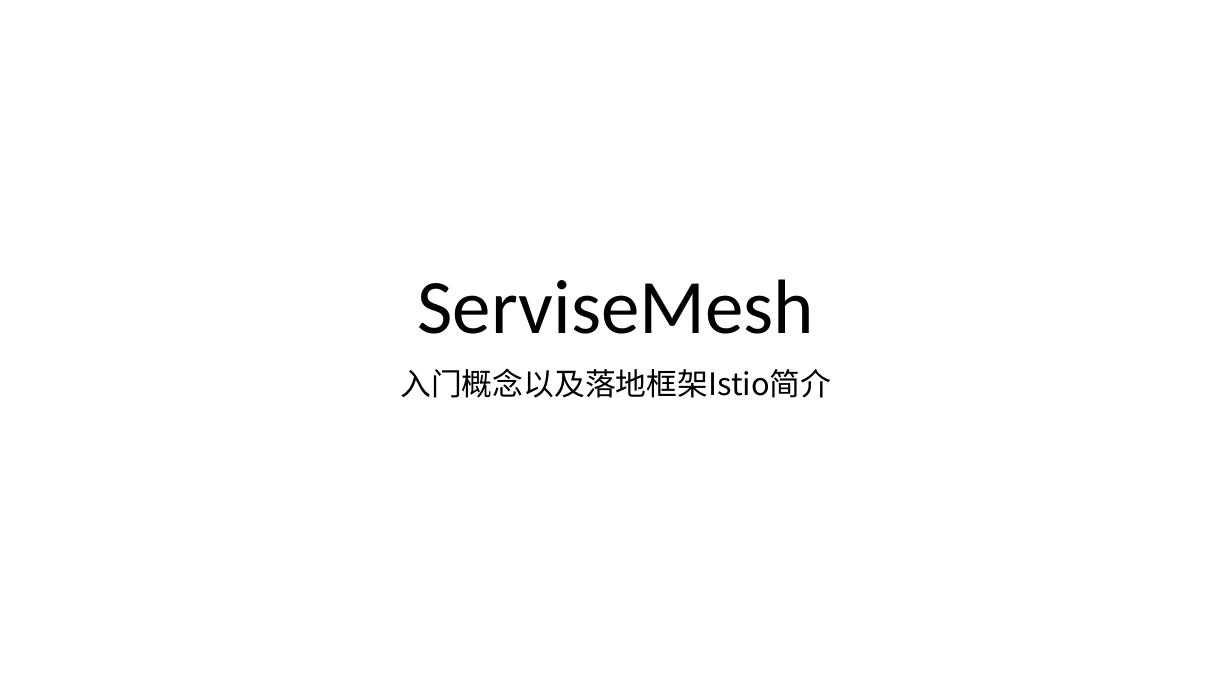
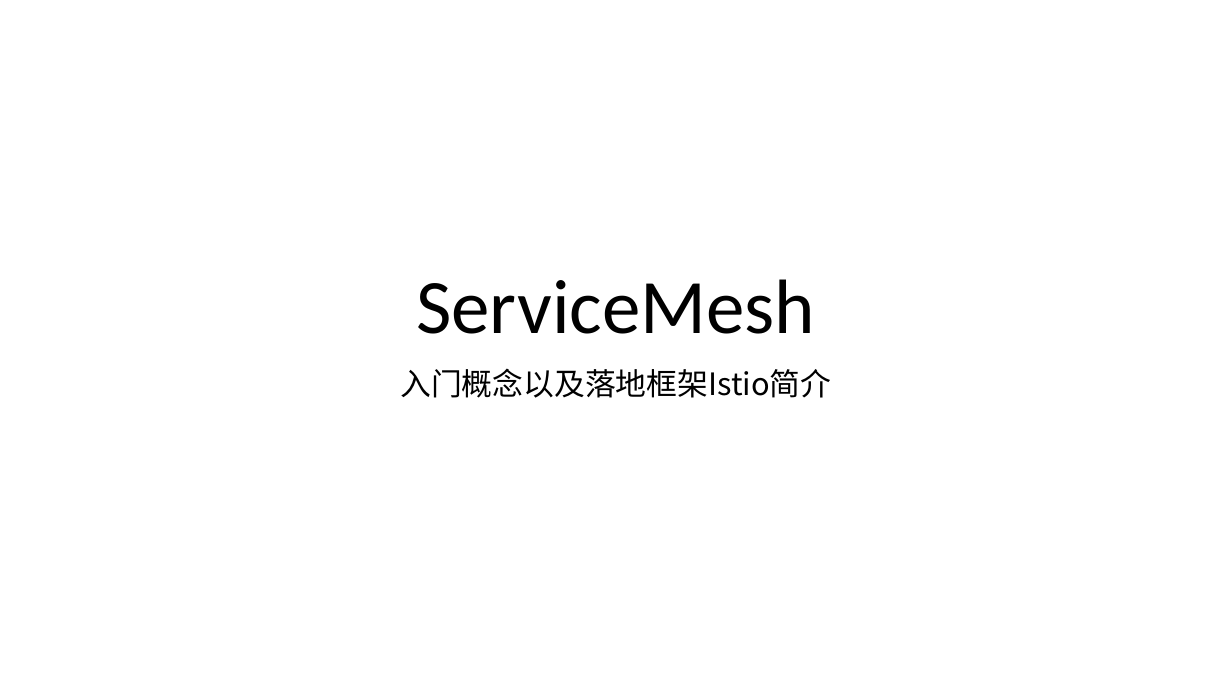
Before and after one commit to shanyao19940801/BookeNote, a slide deck: slide 1 of ServiceMesh/file/ServiceMesh.pptx. Drawn at 1232x693 pixels with LibreOffice and Linux fonts; fonts in the diff are those of the drawing. Boxes give left, top, right and bottom in pixels: in the first picture for what was removed or moved away, otherwise in the second. Text is boxed around its words. In the diff, an @@ line names an element or a change of style, - is before the commit and + after.

Commit message:
servicemesh

```diff
--- a/ServiceMesh/file/ServiceMesh.pptx
+++ b/ServiceMesh/file/ServiceMesh.pptx
@@ title at (416,279,815,334): text changed @@
-ServiseMesh
+ServiceMesh
```
Also in this commit, not shown: 1 slide added, 1 other file.
